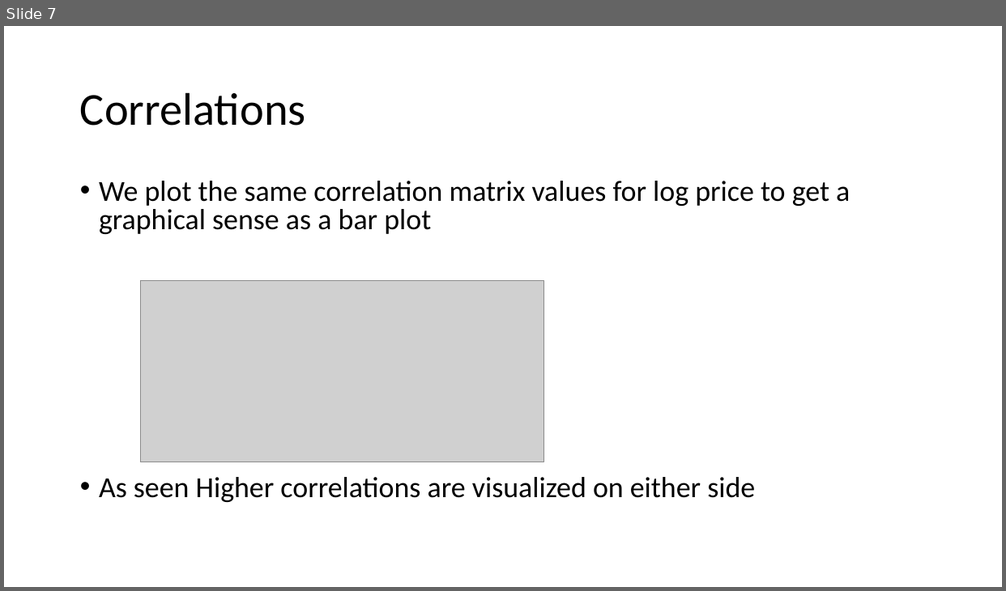
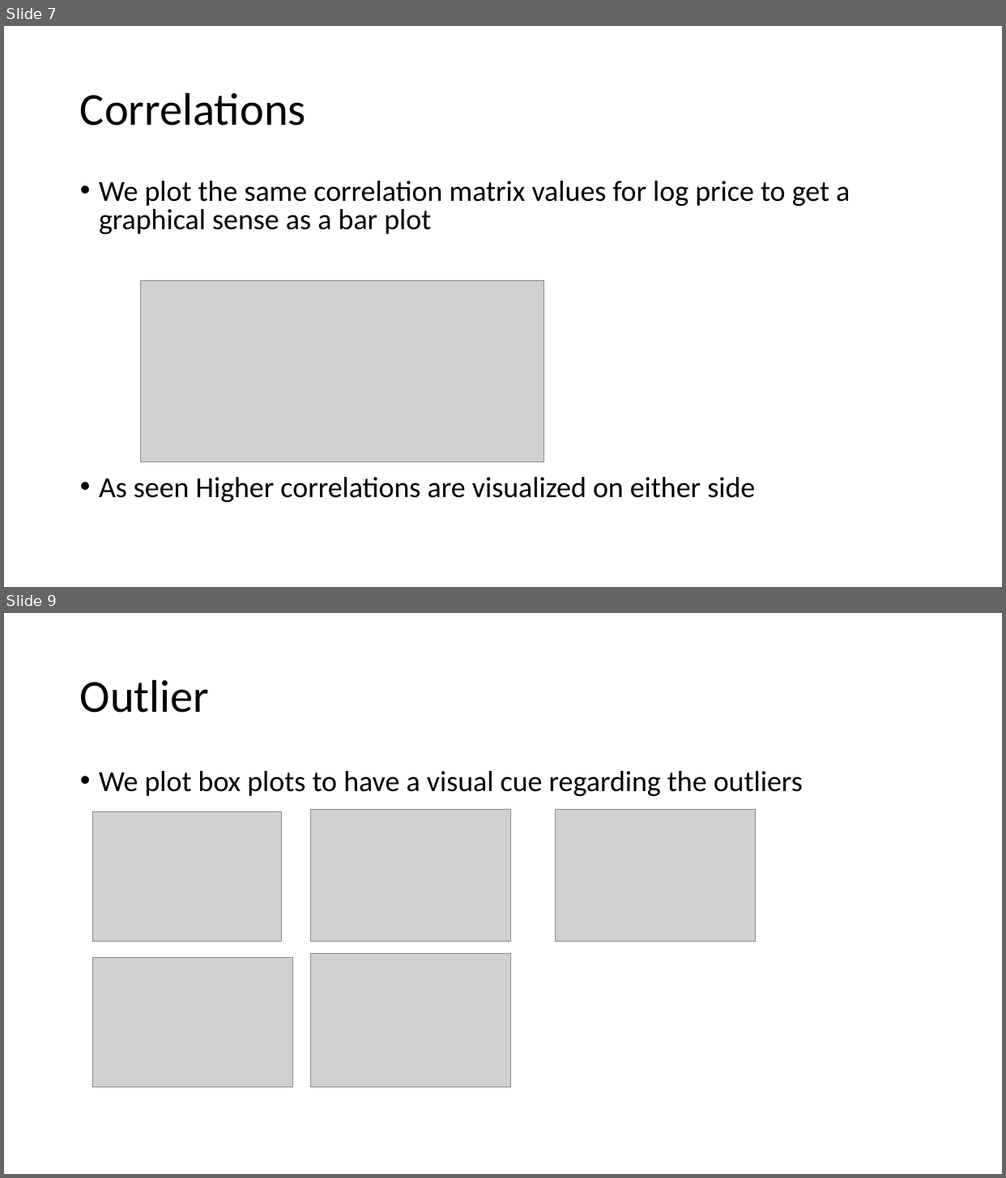
Before and after one commit to gatsb26/springboard_DSC, a slide deck: Capstone Project 1/Data Story Capstone Project 1.pptx. Shown one above the other, each under a label of ours: slide 7 before the commit, slides 7 and 9 after it; the slides between them are not shown. The pictures are 1006x591 and 1006x1178 pixels, drawn with LibreOffice and Linux fonts; fonts in the diff are those of the drawing; grey boxes stand for pictures. Boxes give left, top, right and bottom in pixels: in the first picture for what was removed or moved away, otherwise in the second. Text is boxed around its words. In the diff, an @@ line names an element or a change of style, - is before the commit and + after.

```diff
--- a/Capstone Project 1/Data Story Capstone Project 1.pptx
+++ b/Capstone Project 1/Data Story Capstone Project 1.pptx
@@ slide 9 added at (x1=4, y1=613, x2=1002, y2=1174), background #FFFFFF @@
@@ title added at (x1=80, y1=679, x2=209, y2=713), 44 pt, text #000000 @@
+Outlier
@@ text added at (x1=99, y1=771, x2=803, y2=796), 28 pt, text #000000 @@
+• We plot box plots to have a visual cue regarding the outliers
@@ picture added at (x1=93, y1=812, x2=282, y2=943) @@
@@ picture added at (x1=311, y1=809, x2=511, y2=942) @@
@@ picture added at (x1=555, y1=809, x2=755, y2=941) @@
@@ picture added at (x1=93, y1=957, x2=294, y2=1088) @@
@@ picture added at (x1=311, y1=954, x2=511, y2=1087) @@
```
Also in this commit, not shown: 1 slide changed, 1 other slide added.
